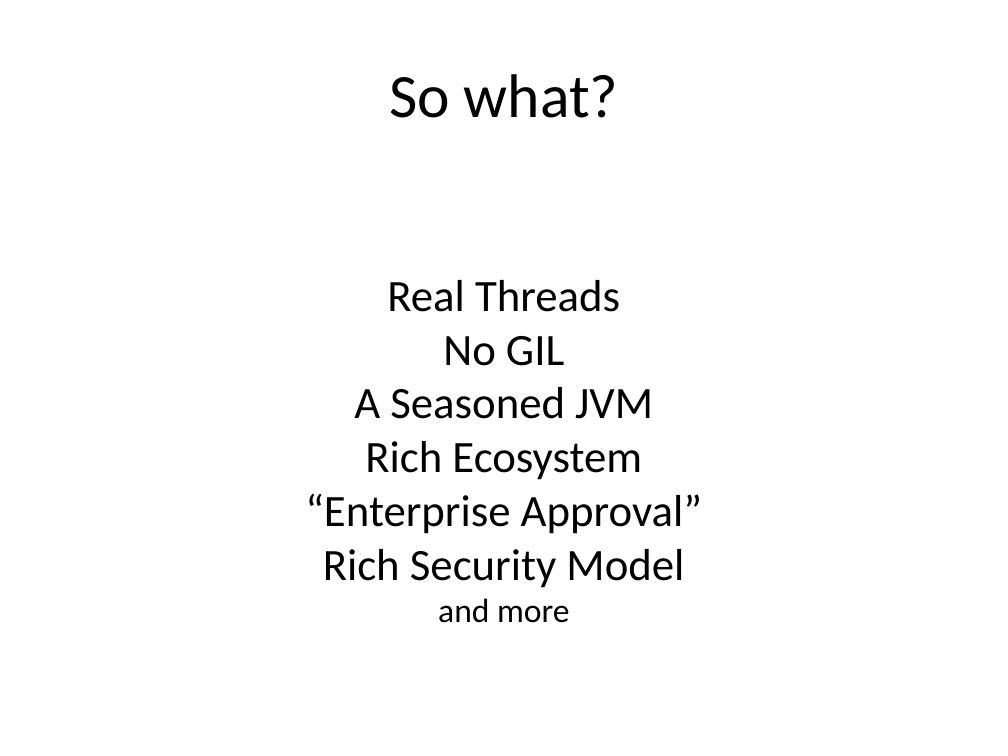
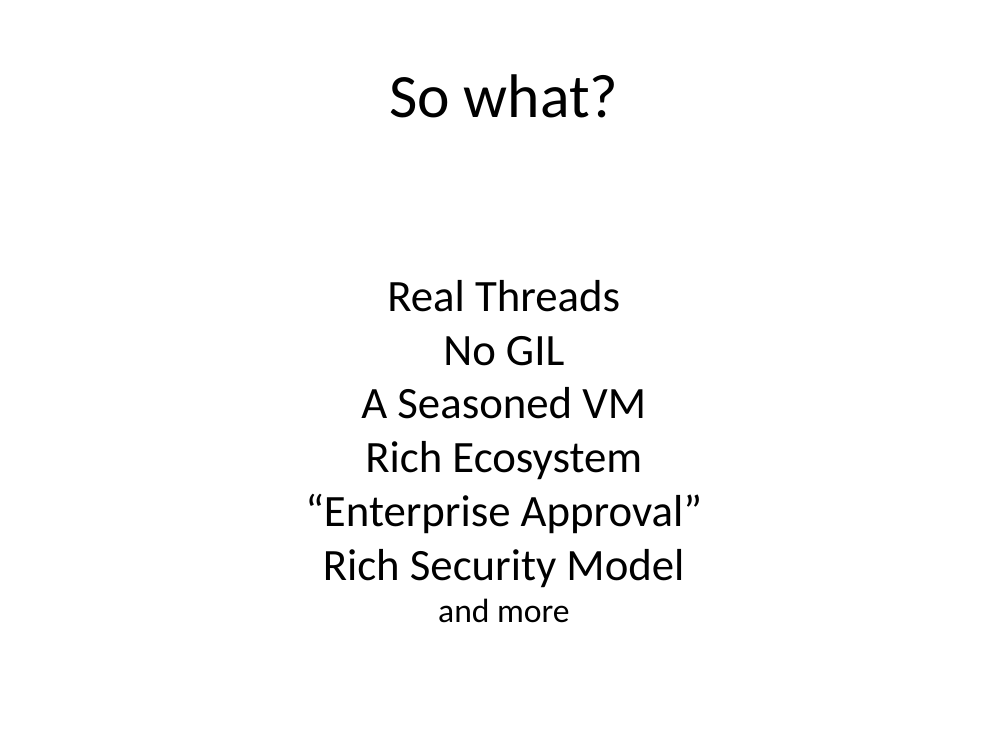
Before and after one commit to meadoch1/tbapp, a slide deck: slide 8 of ppt/JRuby Torquebox v2.odp. Drawn at 1008x756 pixels with LibreOffice and Linux fonts; fonts in the diff are those of the drawing. Boxes give left, top, right and bottom in pixels: in the first picture for what was removed or moved away, otherwise in the second. Text is boxed around its words. In the diff, an @@ line names an element or a change of style, - is before the commit and + after.

```diff
--- a/ppt/JRuby Torquebox v2.odp
+++ b/ppt/JRuby Torquebox v2.odp
@@ text at (x1=361, y1=387, x2=646, y2=419): text changed @@
-A Seasoned JVM
+A Seasoned VM
```
Also in this commit, not shown: 8 other slides changed, 1 slide added, 1 other file.
